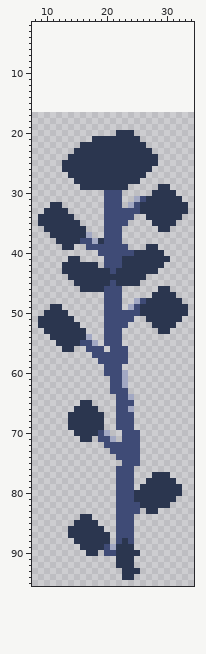
Pixel-art file: game/resources/objects/tree.aseprite. Above is the file before it was changed.
48x80 pixels, 1 frame. Shown: x 8..34, y 2..95. The old version is drawn lined up with the new one, on the new canvas.
Once edited:
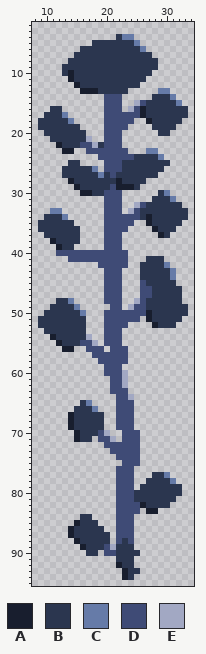
Palette (. is transparent): A #181e2e  B #2b364f  C #667ba8  D #3f4b76  E #a2a8c3
Changes in this commit:
canvas 48x80 -> 48x96, the old top-left corner now at -1,17 (the part of the old canvas that was cut away was empty and is not shown)
Changed rows in their new state; - is an unchanged pixel.
first column x 9:
 4 -------------BCC---------
 5 ---------BBBBBBBC--------
 6 -------BBBBBBBBBBC-------
 7 ------BBBBBBBBBBBBB------
 8 -----BBBBBBBBBBBBBBB-----
 9 ----BBBBBBBBBBBBBBBB-----
10 ----BABBBBBBBBBBBBB------
11 -----ABBBBBBBBBBBB-------
12 ------ABBBBBBBBBB--------
13 -------AAABBBBB-----CC---
14 -----------DDD-----BBBC--
15 -----------DDD--EDBBBBBC-
16 --BB-------DDD-EDABBBBBBB
17 -BBBC------DDDDDDABBBBBBB
18 BBBBBC-----DDDDD--ABBBBB-
19 BBBBBBB----DDDD----BBBB--
20 -BBBBBBB---DDD..----BB---
21 --BBBBBBE..DDD...--------
22 ---ABBBDDE-DDD....-------
23 ----AA..DDDDDDD...CC-----
24 -----.....DDDDDD----C----
25 ----.--....DDD------BB---
26 ---------C.DDD-----BB----
27 ----B-----C-D-----BB-----
28 -----A-------A---B-------
29 ------A-----DAAAB---..---
30 -------AABB--------.-C.--
31 ----------------...---C.-
32 --..-----------.ED------.
33 -.CC.---------.E---------
34 .---C.----------DBA-----B
35 ------.--------D--A----B-
36 B------.------D----A--B--
37 -B-----..-----------AB---
38 --A----....--------------
39 ---A----...---.---..-----
40 ---DDDDDDD-----......----
41 -----DDDDDD---D...---.---
42 ----......D---D..----C---
43 ----.......D-D...---BBC--
44 -----......DDD...-BBBBC--
45 ------.....D-D...DBBBBB--
46 -------....------DDB--BB-
47 -----------------DD----B-
48 ---BBC-------------------
49 ----BBC----.-----D-------
50 -----BBC---------DA------
51 ------BB--------D-A------
52 -------B-----------A-----
53 --------------------..---
54 --A----------------------
55 ---A---------------------
56 ----AA-------------------
first column x 14:
65 ---C-------
66 ----C-----D
67 A----------
68 A----------
69 A----------
70 -A---------
71 -A---------
first column x 30:
77 C-
78 -C
first column x 14:
82 ------------A--
83 -------------AA
85 -A-------------
86 A--------------
87 A--------------
88 -A-------------
89 --A------------
92 --------A------
93 ---------A-----
94 ---------A-----
Where, in picture pixels (left, top, right, bottom), the same in both pictures:
changed: (38, 34, 188, 352)
changed: (68, 400, 98, 442)
changed: (128, 406, 134, 412)
changed: (140, 472, 176, 514)
changed: (68, 520, 86, 550)
changed: (116, 562, 128, 580)
